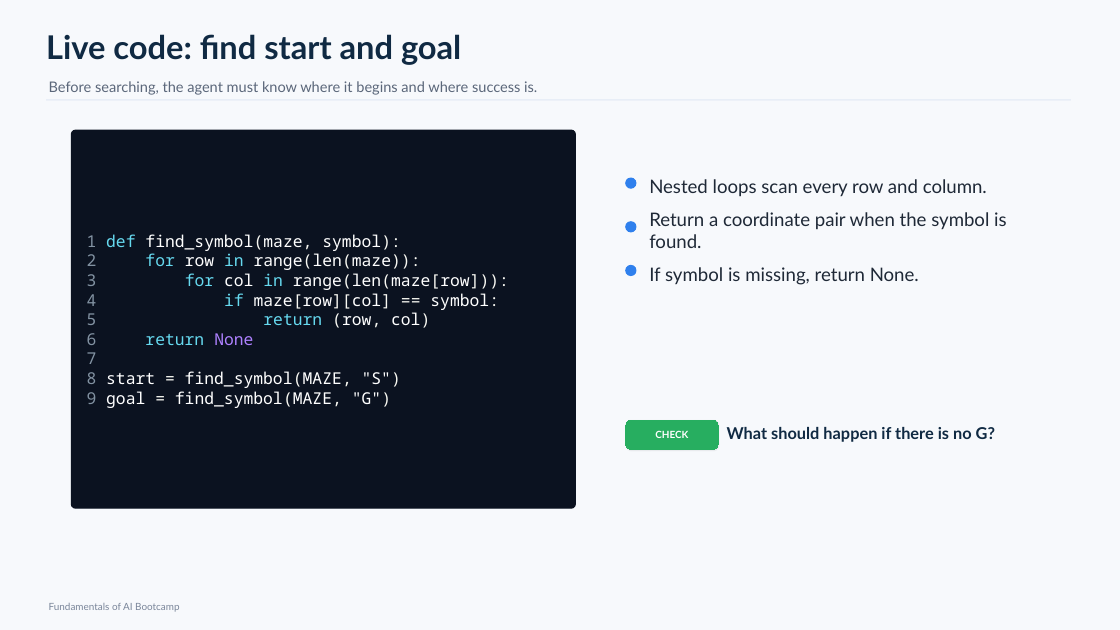
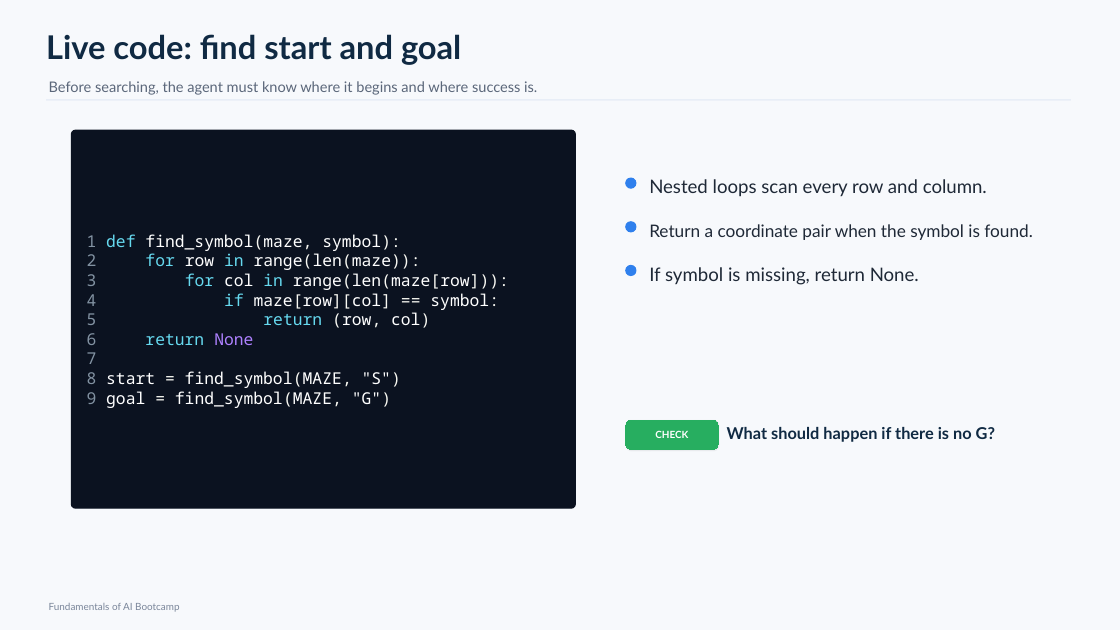
Before and after one commit to Eyobed-Abby/Bootcamp_Materials, a slide deck: slide 22 of AI-fundamentals/Week01/Week01.pptx (slide 21 before the commit). Drawn at 1120x630 pixels with LibreOffice and Linux fonts; fonts in the diff are those of the drawing. Boxes give left, top, right and bottom in pixels: in the first picture for what was removed or moved away, otherwise in the second. Text is boxed around its words. In the diff, an @@ line names an element or a change of style, - is before the commit and + after.

```diff
--- a/AI-fundamentals/Week01/Week01.pptx
+++ b/AI-fundamentals/Week01/Week01.pptx
@@ text "Return a coordinate pair when ..." at [649,224,1032,240]: size 16 to 14.8 pt @@
```
Also in this commit, not shown: 16 other slides changed, 2 slides added, 6 other files.
